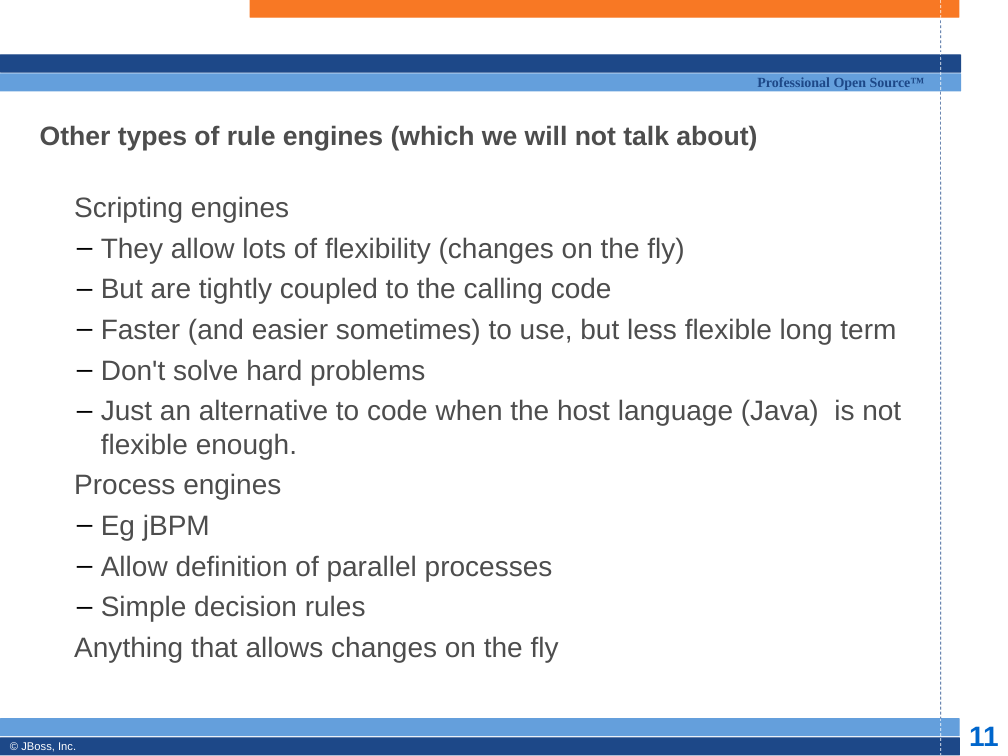
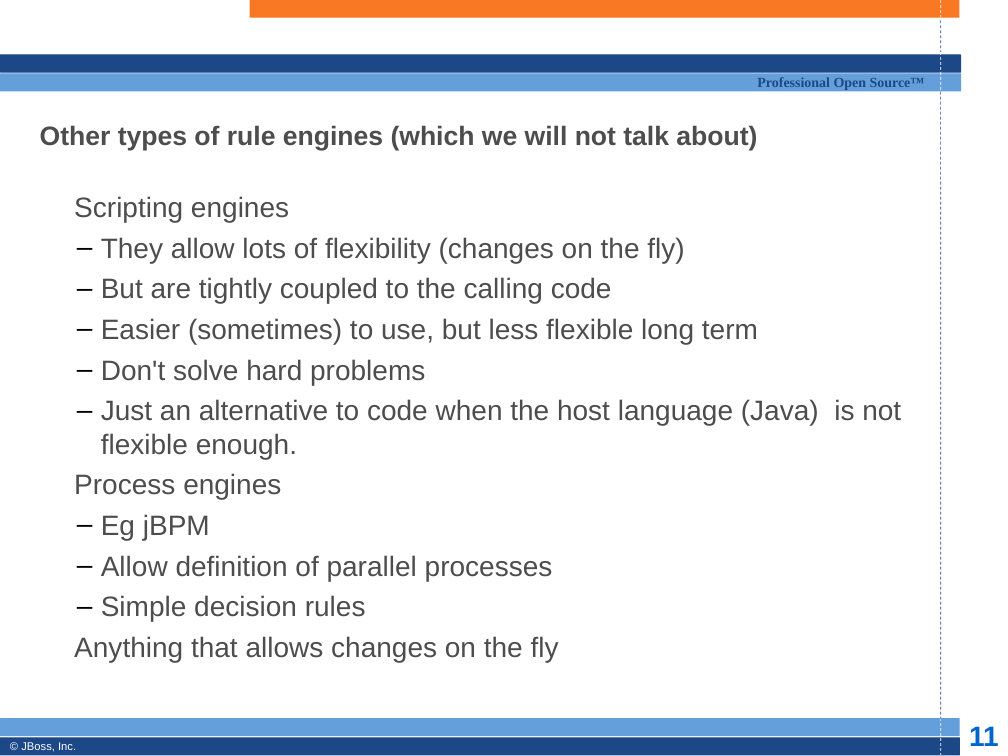
Before and after one commit to bobmcwhirter/drools, a slide deck: slide 11 of documentation/training/developers-course/Module 1 - Introduction.odp. Drawn at 1008x756 pixels with LibreOffice and Linux fonts; fonts in the diff are those of the drawing; background and template pictures are left out. Boxes give left, top, right and bottom in pixels: in the first picture for what was removed or moved away, otherwise in the second. Text is boxed around its words. In the diff, an @@ line names an element or a change of style, - is before the commit and + after.

Commit message:
more updates

```diff
--- a/documentation/training/developers-course/Module 1 - Introduction.odp
+++ b/documentation/training/developers-course/Module 1 - Introduction.odp
@@ subtitle at <box>101,318,758,344</box>: text changed @@
-  – Faster (and easier sometimes) to use, but less flexible long term
+  – Easier (sometimes) to use, but less flexible long term
```
Also in this commit, not shown: 2 other slides changed, 2 slides added, 1 slide removed.
